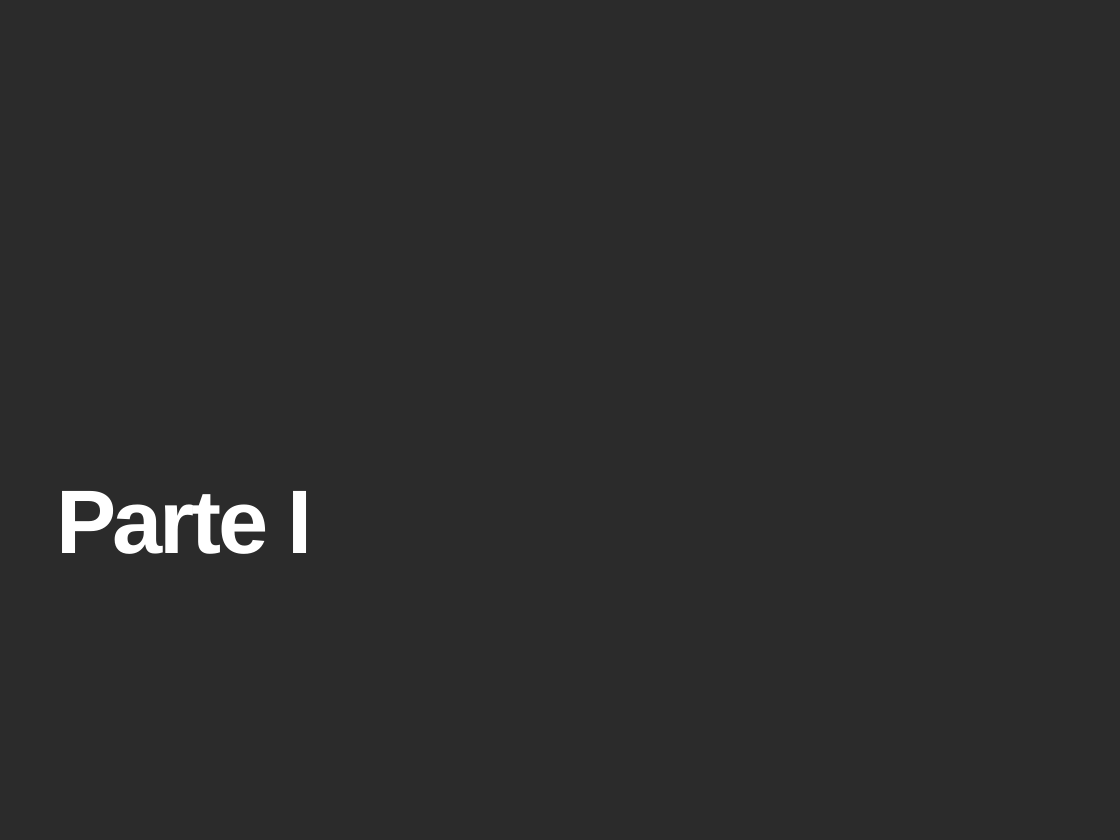
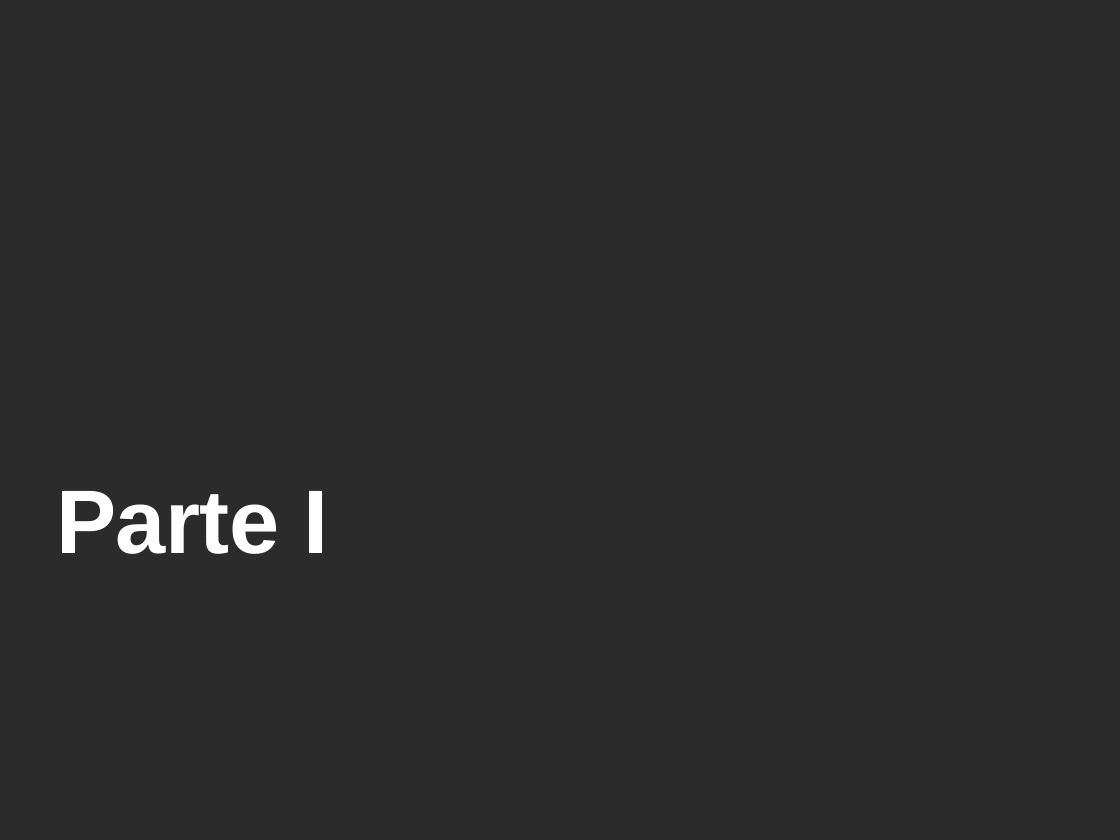
Before and after one commit to alexoliveiraFGV24/pipeline-turismo-fluminense, a slide deck: slide 5 of pipeline/Trabalho - pipeline de dados.pptx. Drawn at 1120x840 pixels with LibreOffice and Linux fonts; fonts in the diff are those of the drawing; background and template pictures are left out; a plain dark background stands for a picture behind light text. Boxes give left, top, right and bottom in pixels: in the first picture for what was removed or moved away, otherwise in the second. Text is boxed around its words. In the diff, an @@ line names an element or a change of style, - is before the commit and + after.

```diff
--- a/pipeline/Trabalho - pipeline de dados.pptx
+++ b/pipeline/Trabalho - pipeline de dados.pptx
@@ title "Parte I" at [56, 491, 328, 554]: letter spacing -2 to -0.4 pt @@
```
Also in this commit, not shown: 9 other slides changed, 4 other files.
